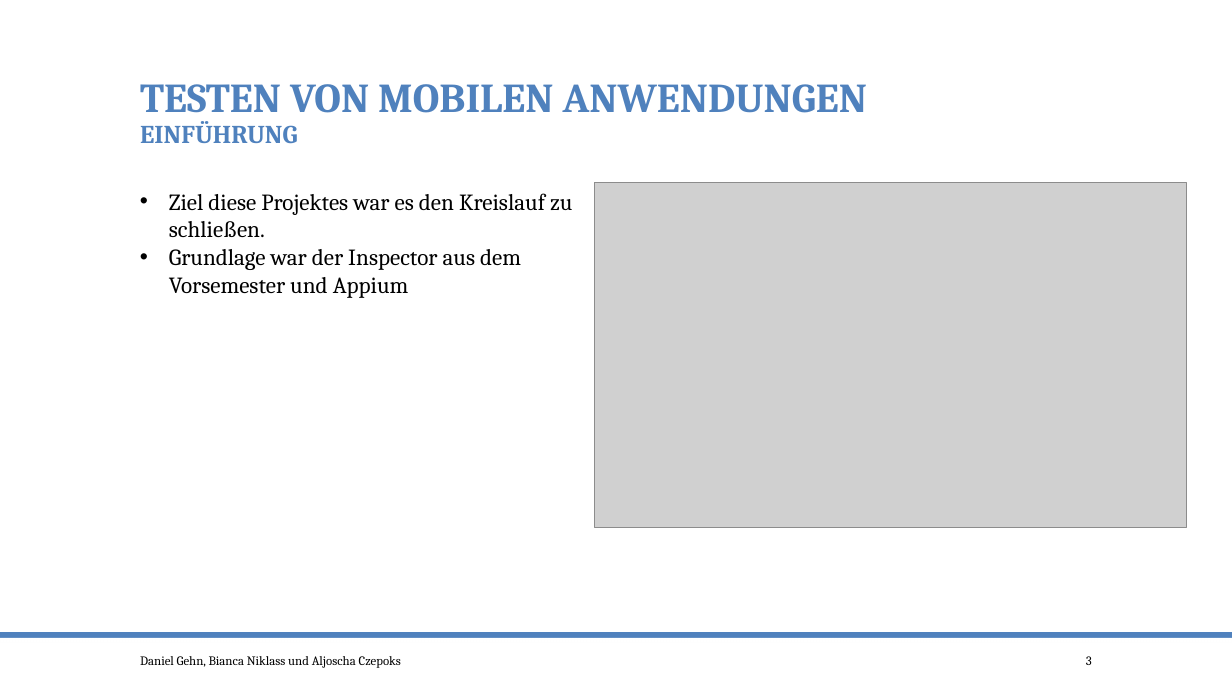
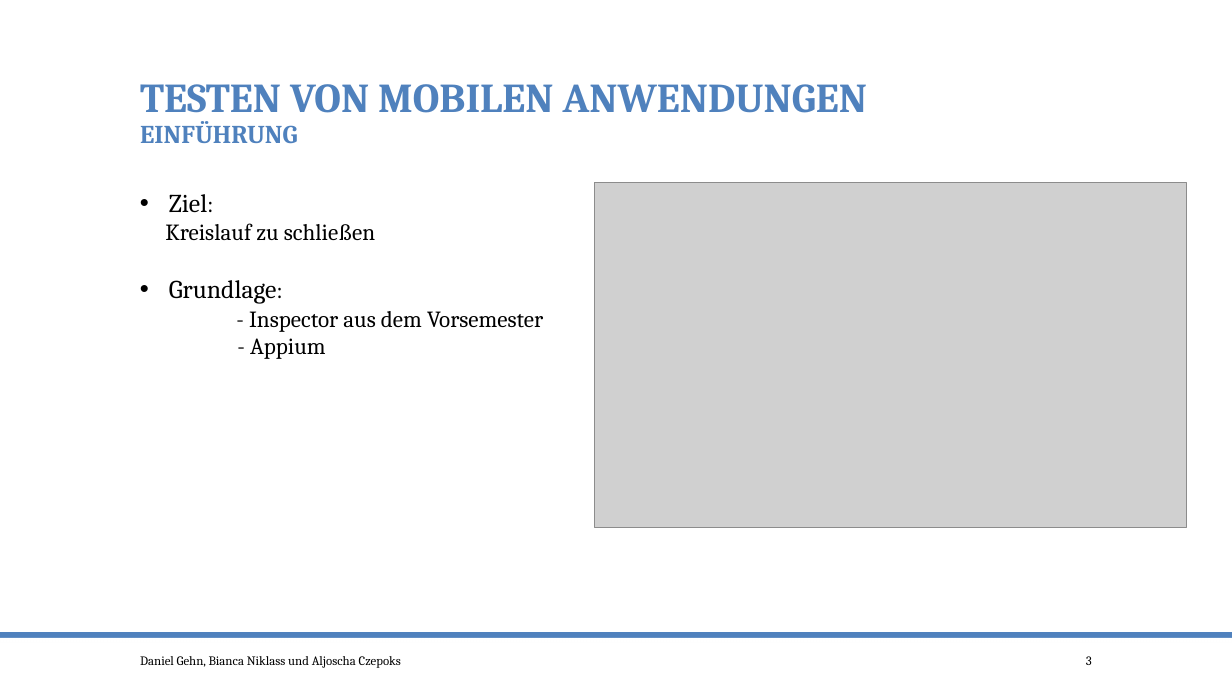
Before and after one commit to po-test-ws-2015/test-cycle, a slide deck: slide 3 of TestenMileStone3.pptx. Drawn at 1232x693 pixels with LibreOffice and Linux fonts; fonts in the diff are those of the drawing; grey boxes stand for pictures. Boxes give left, top, right and bottom in pixels: in the first picture for what was removed or moved away, otherwise in the second. Text is boxed around its words. In the diff, an @@ line names an element or a change of style, - is before the commit and + after.

```diff
--- a/TestenMileStone3.pptx
+++ b/TestenMileStone3.pptx
@@ text at [165, 194, 543, 359]: text changed @@
-• Ziel diese Projektes war es den Kreislauf zu schließen.
-• Grundlage war der Inspector aus dem Vorsemester und Appium
+• Ziel:
+Kreislauf zu schließen
+• Grundlage:
+- Inspector aus dem Vorsemester - Appium
```
Also in this commit, not shown: 3 other slides changed.
